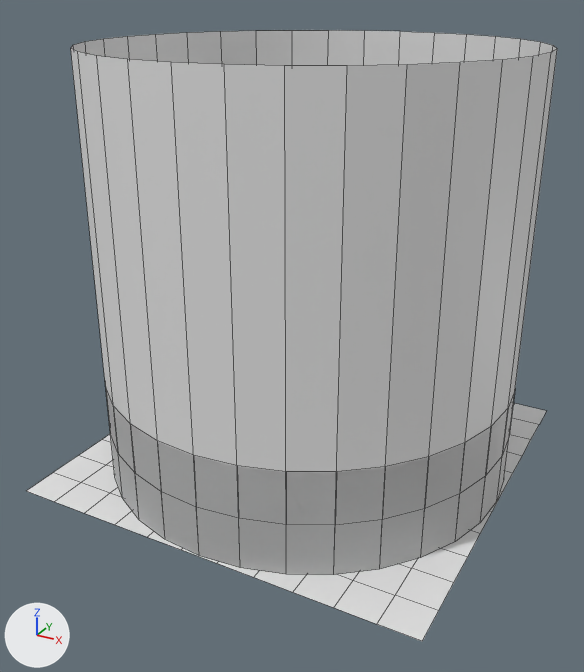
An edit to the Blender file maps/BossArena1/BossArena1.blend, drawn before and after from the same camera.
One viewpoint serves both versions: a 50 mm camera at (40.6, -78.1, 53.9) aimed at (-0.3, -3.8, 16.7). Lighting does not change. The marker at lower left points along +X, +Y and +Z. Mesh edges are drawn as thin lines.

Names of what the first picture shows: 'Cylinder', 'InvisWall'.
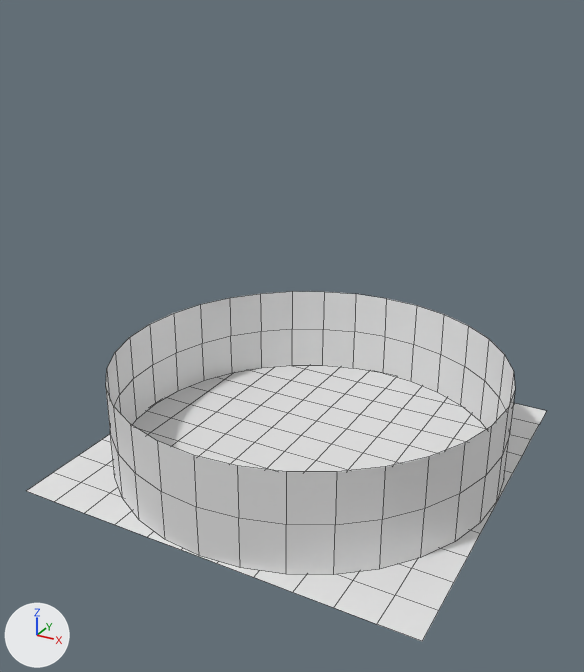
Pixel boxes (x1, y1, x2, y2) of what changed, in the pictures (584 x 672 px):
'InvisWall', hidden: before (71, 30, 557, 575)
'Cylinder', unchanged, uncovered by the edit: before (27, 389, 546, 641); after (27, 291, 546, 641)

Diff of the bpy script that builds the scene:
```diff
--- a/maps/BossArena1/BossArena1.blend.py
+++ b/maps/BossArena1/BossArena1.blend.py
@@ ob_inviswall @@
 ob_inviswall.scale = (24.0, 24.0, 24.0)
+ob_inviswall.hide_set(True)
```
